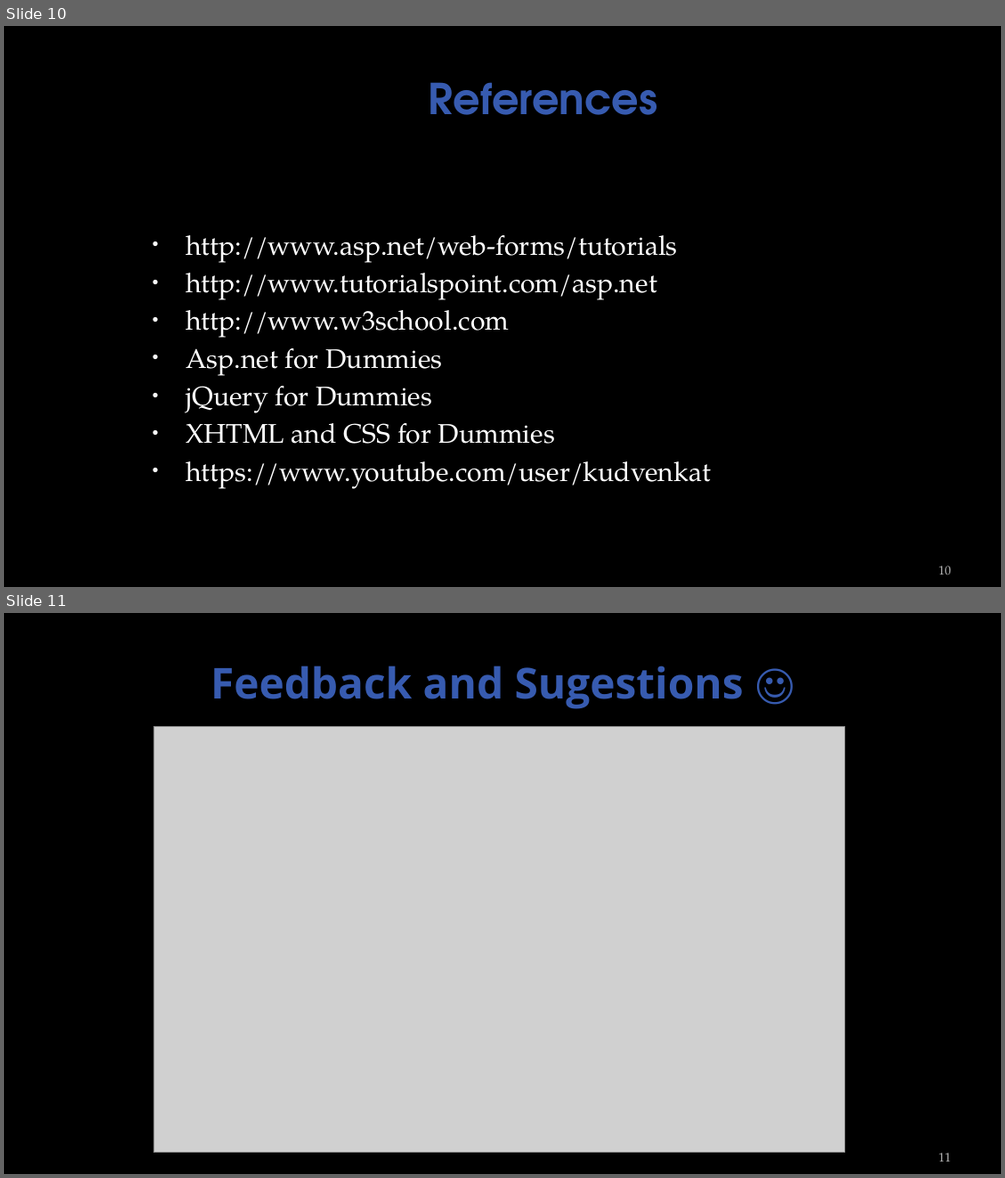
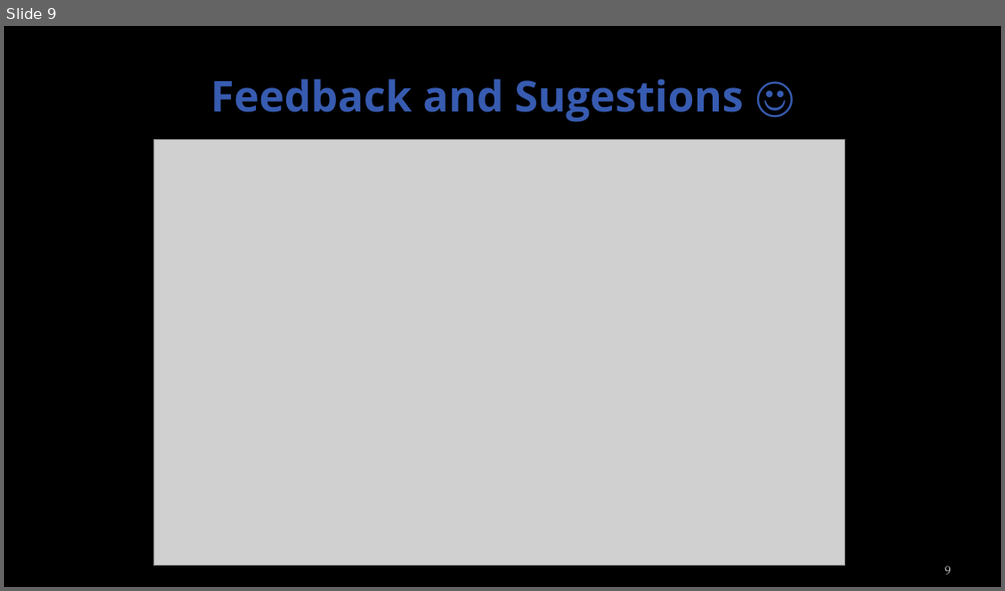
Before and after one commit to sumitbajracharya/blooddonation, a slide deck: Reference/ONBSPresentation.pptx. Shown one above the other, each under a label of ours: slides 10 and 11 before the commit, slide 9 after it. The pictures are 1005x1178 and 1005x591 pixels, drawn with LibreOffice and Linux fonts; fonts in the diff are those of the drawing; grey boxes stand for pictures; background and template pictures are left out. Boxes give left, top, right and bottom in pixels: in the first picture for what was removed or moved away, otherwise in the second. Text is boxed around its words. In the diff, an @@ line names an element or a change of style, - is before the commit and + after.

```diff
--- a/Reference/ONBSPresentation.pptx
+++ b/Reference/ONBSPresentation.pptx
@@ slide 10 removed at (x1=4, y1=26, x2=1001, y2=587), background picture (left out) @@
@@ title removed at (x1=429, y1=82, x2=658, y2=115) @@
-References
@@ text removed at (x1=186, y1=235, x2=711, y2=489) @@
-• http://www.asp.net/web-forms/tutorials
-• http://www.tutorialspoint.com/asp.net
-• http://www.w3school.com
-• Asp.net for Dummies
-• jQuery for Dummies
-• XHTML and CSS for Dummies
-• https://www.youtube.com/user/kudvenkat
@@ page number removed at (x1=938, y1=565, x2=951, y2=574) @@
-10
@@ what was slide 11 is now slide 9 @@
@@ page number at (x1=945, y1=565, x2=951, y2=574): text changed @@
-11
+9
```
Also in this commit, not shown: 6 slides changed, 2 slides added, 3 other slides removed, 1 other file.
